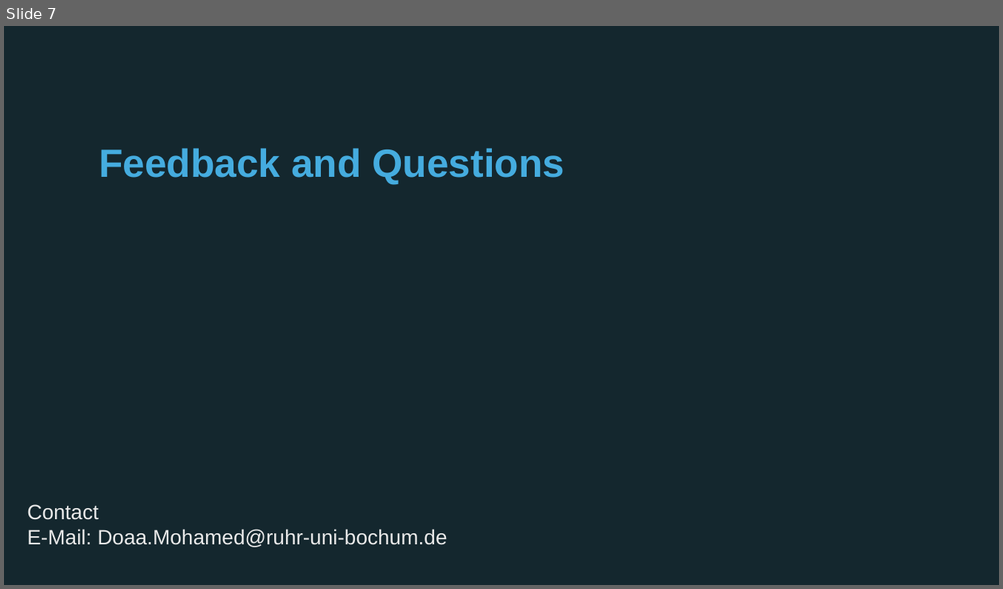
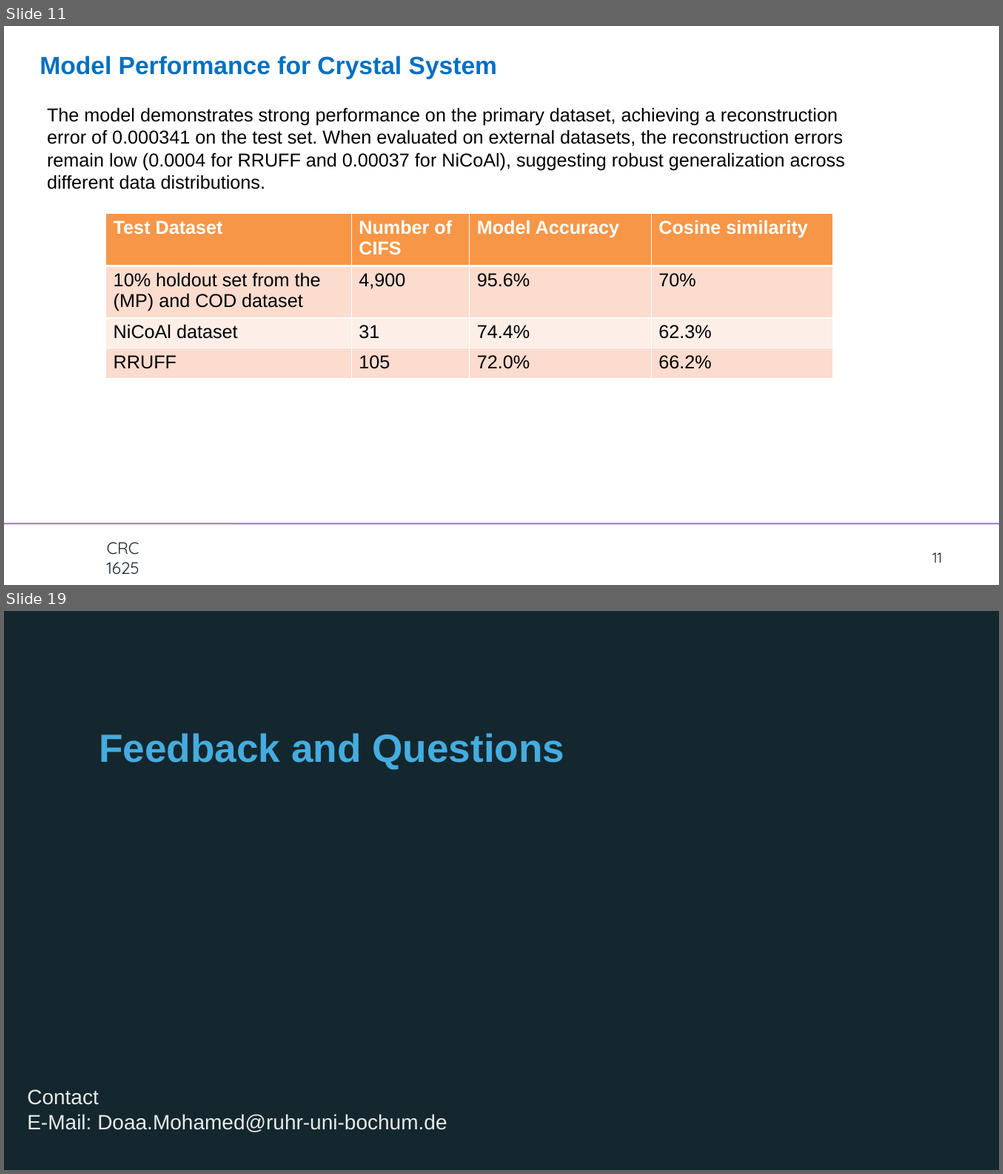
Before and after one commit to doaa1012/virtual_electrochemist, a slide deck: Meeting.pptx. Shown one above the other, each under a label of ours: slide 7 before the commit, slides 11 and 19 after it; the slides between them are not shown. The pictures are 1003x589 and 1003x1174 pixels, drawn with LibreOffice and Linux fonts; fonts in the diff are those of the drawing; background and template pictures are left out. Boxes give left, top, right and bottom in pixels: in the first picture for what was removed or moved away, otherwise in the second. Text is boxed around its words. In the diff, an @@ line names an element or a change of style, - is before the commit and + after.

```diff
--- a/Meeting.pptx
+++ b/Meeting.pptx
@@ slide 11 added at [4,26,999,585], background #FFFFFF; not listed: 1 template element that a slide beside it also shows @@
@@ text added at [40,56,497,79], 24 pt, text #0070C0, bold @@
+Model Performance for Crystal System
@@ text added at [47,107,845,190], 18 pt, text #000000 @@
+The model demonstrates strong performance on the primary dataset, achieving a reconstruction error of 0.000341 on the test set. When evaluated on external datasets, the reconstruction errors remain low (0.0004 for RRUFF and 0.00037 for NiCoAl), suggesting robust generalization across different data distributions.
@@ table added at [106,214,834,379], 4 rows, 4 columns @@
+Test Dataset | Number of CIFS | Model Accuracy | Cosine similarity
+10% holdout set from the (MP) and COD dataset | 4,900 | 95.6% | 70%
+NiCoAl dataset | 31 | 74.4% | 62.3%
+RRUFF | 105 | 72.0% | 66.2%
@@ text added at [106,543,139,574], 16 pt, text #14272E @@
+CRC
+1625
@@ page number added at [932,553,942,563], 14 pt, text #14272E @@
+11
@@ what was slide 7 is now slide 19 @@
```
Also in this commit, not shown: 11 other slides added, 37 other files.
